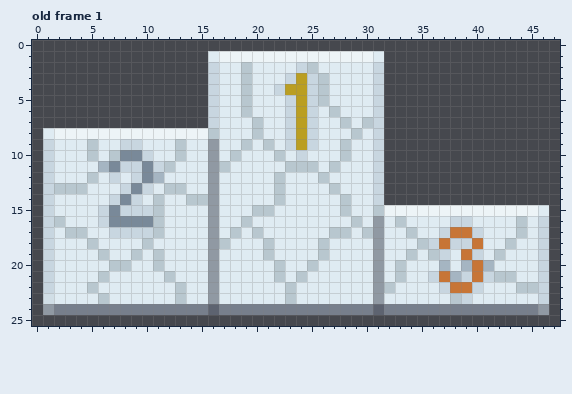
File history of a pixel-art file, assets/images/scratch/award_podium.aseprite. That is the earlier state.
48x26 pixels, 1 frame. Colours within 5 levels of each other are drawn and written as one. Shown: old frame 1. The commit also changed other frames, which this record leaves out.
Once edited:
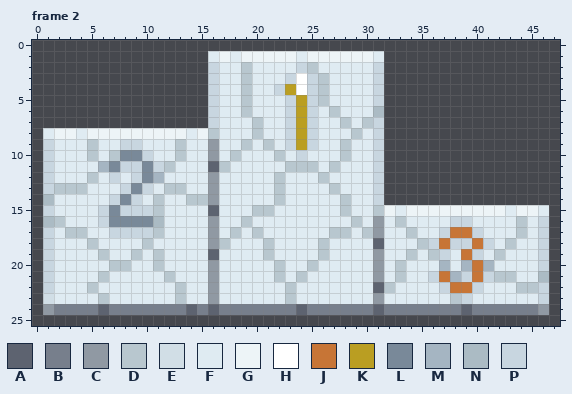
Palette (. is transparent): A #5d6370  B #777f8c  C #9099a3  D #b8c7cf  E #d1dee6  F #dfebf2  G #edf4f7  H #ffffff  J #c77536  K #ba9e22  L #798999  M #a5b5c2  N #abbbc4  P #c8d6e0
A new or re-ordered frame is compared with the old frame closest to it.
Difference:
frames 1 -> 23
layer "shine" added
--- frame 2 is new; against old frame 1, layers "shine", "shading"
@@ x 0..47 @@
  0 ................................................
- 1 ................FGGGGGGGGGGGGGGF................
+ 1 ................FGFGGGGGFGGGGGGF................
  2 ................PFFDFFFFPDFFFFFP................
- 3 ................PFFDFFFPKPDFFFFP................
- 4 ................PFFDFFPKKPDFFFFP................
+ 3 ................PFFDFFFPHPDFFFFP................
+ 4 ................PFFDFFPKHPDFFFFP................
  5 ................PFFDFFFPKPDFFFFP................
- 6 ................PFFDFFFPKPFDFFFP................
+ 6 ................PFFDFFFPKPFDFFFN................
  7 ................PFFFDFFPKPFFDFDP................
- 8 .FGGGGGGGGGGGGGGDFFFDFFPKPFFFDFP................
+ 8 .FGGFGGGGGGGGGFGDFFFDFFPKPFFFDFP................
  9 .PFFFDFFPPFFFDFFCFFDFDFPKPFFDFFP................
 10 .PFFFDFDLLPFFDFFCFDFFFDFPFFFDFFP................
-11 .PFFFFMLPPLPDFFFCDFFFFFDDDFDFFFP................
+11 .PFFFFMLPPLPDFFFADFFFFFDDDFDFFFP................
 12 .PFFFDFPFPLMFFFFCFFFFFDFFFDFFFFP................
 13 .PDDDFFFPLPFDDFFCFFFFFDFFFFDFFFP................
-14 .PFFFFFPLPFDFFDDCFFFFFDFFFFFDFFP................
-15 .PFFFFPLPPPDFFFFCFFFDDFFFFFFDFFDGGGGGGGGGGGGGGF.
-16 .PDFFFPLLLLDFFFFCFFDFFFFFFFFFDFCFDFFFFPPFFFFDFP.
+14 .NFFFFFPLPFDFFDDCFFFFFDFFFFFDFFP................
+15 .PFFFFPLPPPDFFFFAFFFDDFFFFFFDFFDGFGGGGGGGGGFGGF.
+16 .NDFFFPLLLLNFFFFCFFDFFFFFFFFFDFCFDFFFFPPFFFFDFP.
 17 .PFDDFFPPPPDFFFFCFDFDFFFFFFDDFDCFFDFFPJJPFFFDFP.
-18 .PFFFDFFFFDFFFFFCDFFFDFFFFDFFFFCFFFDPJPPJFFDFFP.
-19 .PFFFFDFFDFDFFFFCFFFFDFFFFDFFFFCFFDFDPFJPFDFFFP.
+18 .PFFFDFFFFDFFFFFCDFFFDFFFFDFFFFAFFFDPJPPJPFDFFP.
+19 .PFFFFDFFDFDFFFFAFFFFDFFFFDFFFFCFFDFDPFJPFDFFFP.
 20 .PFFFFFDDFFDFFFFCFFFFFDFFDFFFFFCFDFFFMFMJMFFFFP.
-21 .PFFFFDFFFFFDFFFCFFFFFDFDFFFFFFCFDFFPJMPJPDDFFP.
-22 .PFFFDFFFFFFFDFFCFFFFFFDFFFFFFFCDFFFFPJJPFFFDDP.
+21 .PFFFFDFFFFFDFFFCFFFFFDFDFFFFFFCFDFFPJMPJPDDFFN.
+22 .PFFFDFFFFFFFDFFCFFFFFFDFFFFFFFADFFFFPJJPFFFDDP.
 23 .EFFFFDFFFFFFDFFCFFFFFFDFFFFFFFCFFFFFFDPFFFFFFP.
-24 .CBBBBBBBBBBBBBBABBBBBBBBBBBBBBABBBBBBBBBBBBBBC.
+24 .CBBBBABBBBBBBABABBBBBBBABBBBBBABBBBBBBABBBBBBC.
 25 ................................................
